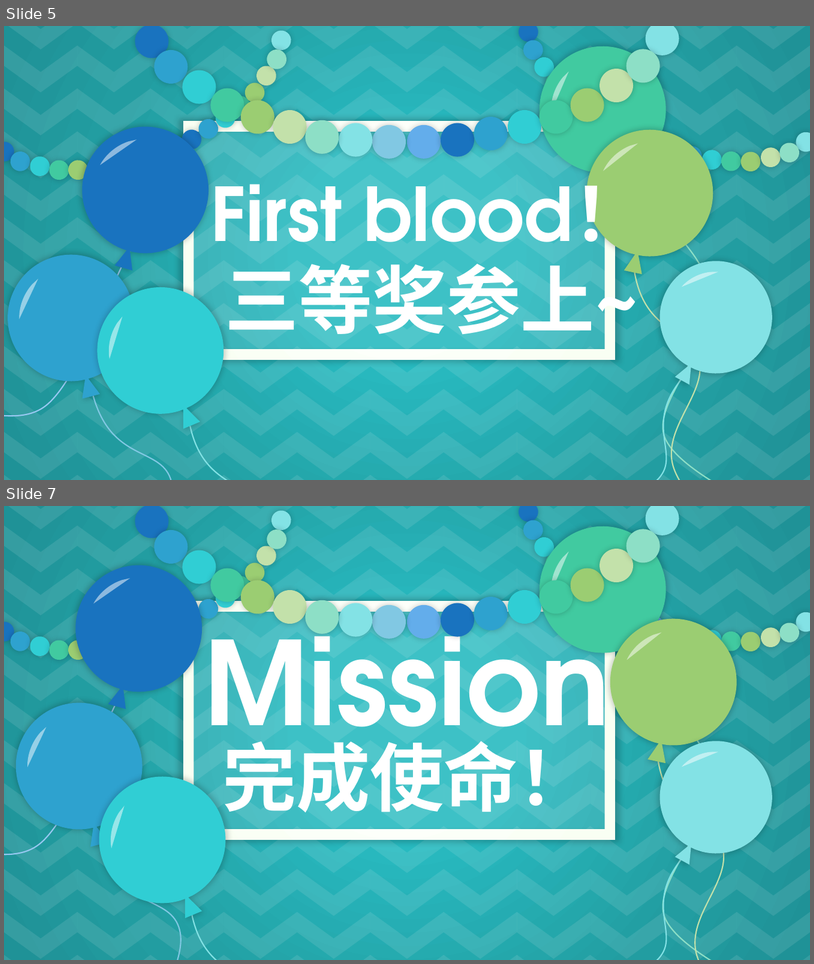
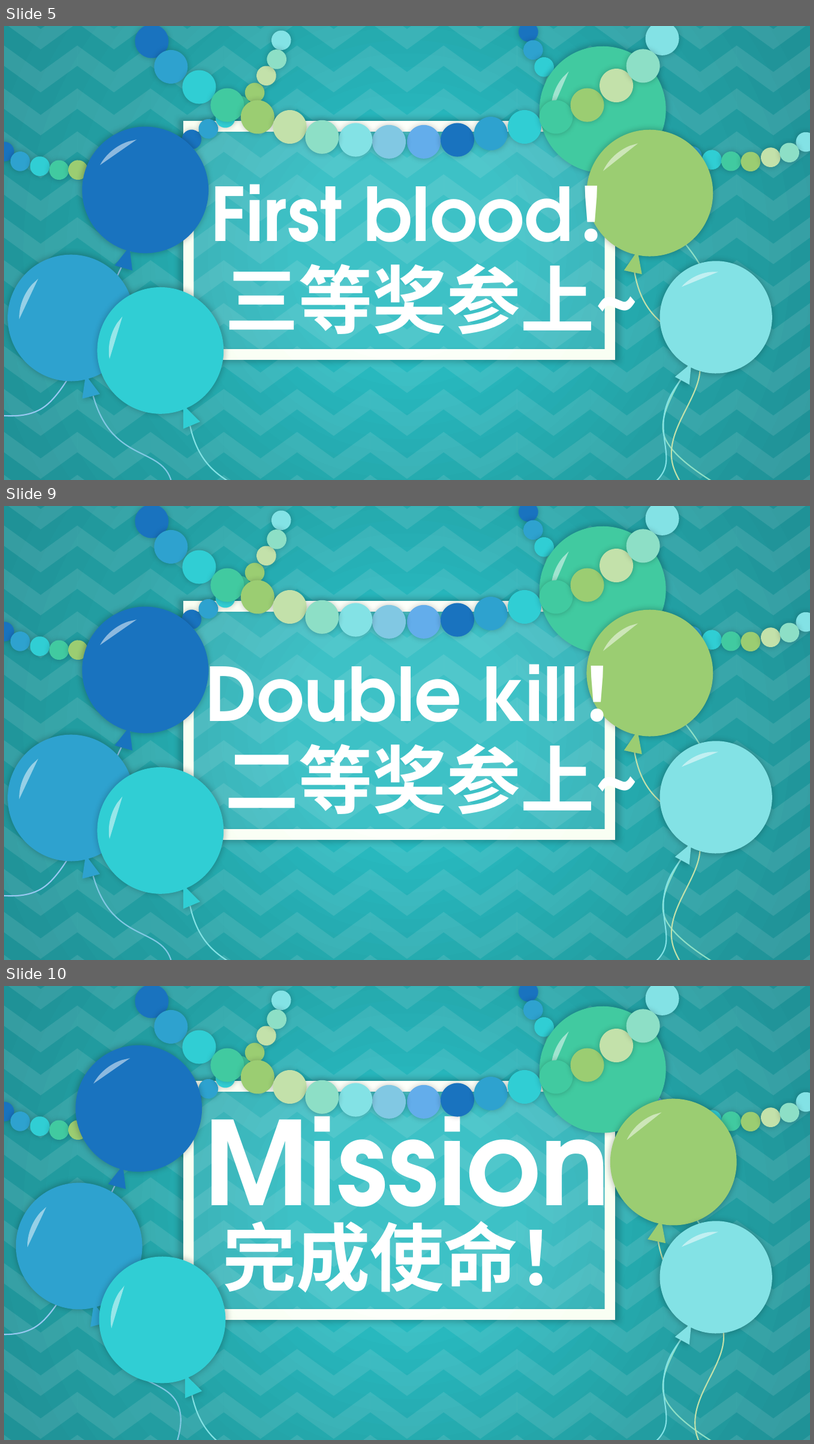
Before and after one commit to zhangzju/ExcelFixer, a slide deck: Main.pptx. Shown one above the other, each under a label of ours: slides 5 and 7 before the commit, slides 5, 9 and 10 after it; the slides between them are not shown. The pictures are 814x964 and 814x1444 pixels, drawn with LibreOffice and Linux fonts; fonts in the diff are those of the drawing. Boxes give left, top, right and bottom in pixels: in the first picture for what was removed or moved away, otherwise in the second. Text is boxed around its words. In the diff, an @@ line names an element or a change of style, - is before the commit and + after.

```diff
--- a/Main.pptx
+++ b/Main.pptx
@@ slide 9 added at <box>4,506,810,960</box>, background gradient #28BAC0 to #229DA1 to #1F9297; not listed: 132 template elements that a slide beside it also shows @@
@@ freeform shape added at <box>525,511,686,685</box>, fill #41CAA0 @@
@@ group added at <box>4,507,294,663</box>: 18 ellipses @@
@@ group added at <box>135,506,680,639</box>: 18 ellipses @@
@@ freeform shape added at <box>542,551,579,592</box>, fill #FFFFFF at 50% opacity @@
@@ freeform shape added at <box>63,592,223,765</box>, fill #1973BF @@
@@ freeform shape added at <box>101,612,137,652</box>, fill #FFFFFF at 50% opacity @@
@@ rectangle added at <box>183,601,615,840</box>, fill #FFFFFF at 10% opacity @@
@@ frame added at <box>183,601,615,840</box>, fill gradient #FFFFFF to #F9FFF3 @@
@@ freeform shape added at <box>572,598,725,765</box>, fill #9BCD72 @@
@@ freeform shape added at <box>603,617,638,657</box>, fill #FFFFFF at 50% opacity @@
@@ group added at <box>516,506,810,654</box>: 18 ellipses @@
@@ text added at <box>205,640,653,751</box>, 88 pt, text #FFFFFF, bold @@
+Double kill！
@@ freeform shape added at <box>626,666,770,960</box>, outline #8DDFC6 1.5 pt @@
@@ freeform shape added at <box>4,721,152,892</box>, fill #2EA2CF @@
@@ freeform shape added at <box>633,721,793,888</box>, fill #83E2E5 @@
@@ text added at <box>225,732,639,826</box>, 88 pt, text #FFFFFF, bold @@
+二等奖参上~
@@ freeform shape added at <box>682,739,719,778</box>, fill #FFFFFF at 50% opacity @@
@@ freeform shape added at <box>4,743,175,960</box>, outline #97C8F1 1.5 pt @@
@@ freeform shape added at <box>78,747,250,929</box>, fill #30CED4 @@
@@ freeform shape added at <box>634,744,779,960</box>, outline #C3E1AA 1.5 pt @@
@@ freeform shape added at <box>11,759,47,799</box>, fill #FFFFFF at 50% opacity @@
@@ freeform shape added at <box>96,796,136,839</box>, fill #FFFFFF at 50% opacity @@
@@ freeform shape added at <box>92,853,279,960</box>, outline #81C8E3 1.5 pt @@
@@ freeform shape added at <box>471,855,772,960</box>, outline #83E2E5 1.5 pt @@
@@ freeform shape added at <box>189,891,350,960</box>, outline #83E2E5 1.5 pt @@
@@ what was slide 7 is now slide 10 @@
```
Also in this commit, not shown: 1 slide changed, 3 other slides added, 3 slides removed, 1 other file.
